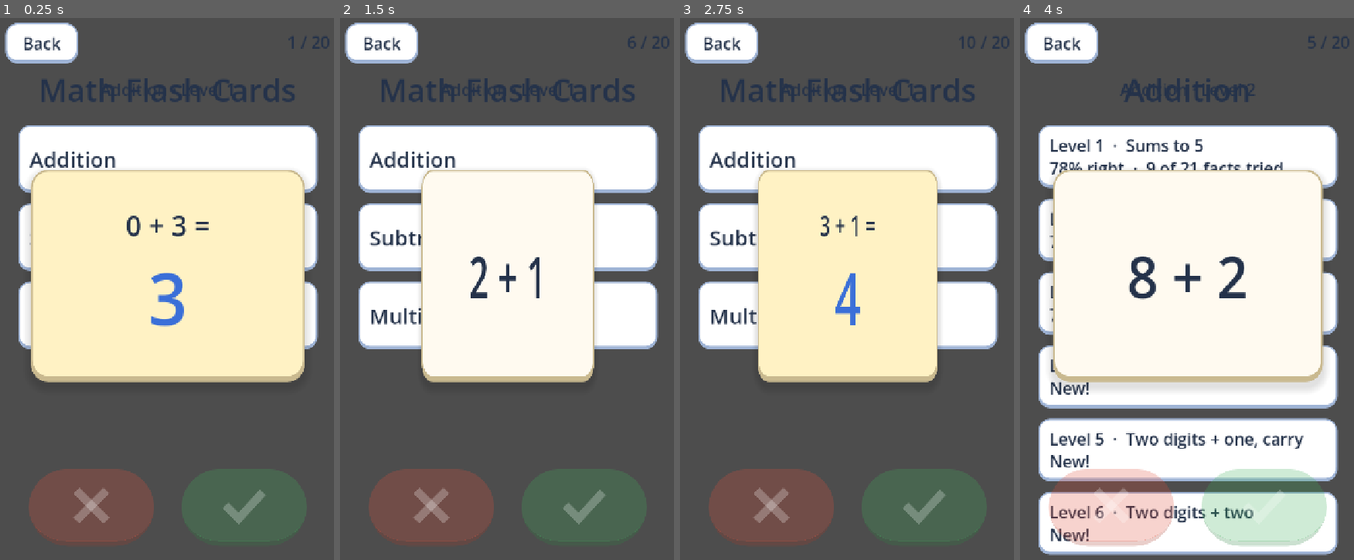
Above: before the commit, frames 1-4 (left to right).
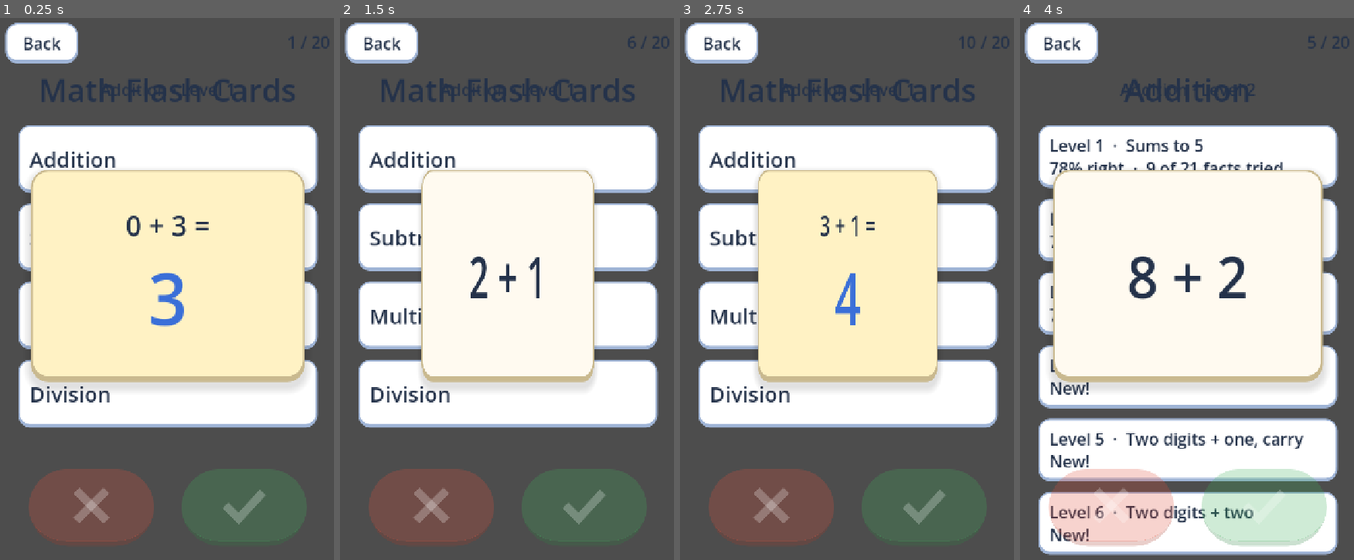
Above: after the commit, the same moments.

Repository: rotarydialer/math-flash
Game: Godot game, scene res://tests/Playtest.tscn
The game is run twice, just before and just after one commit, with the same random seed, the same clock (stepped at 60 frames per second) and the same inputs. This scene is started directly instead of the project's main scene.
Inputs:
- Up to frame 1 (0.25 s): no input
- Up to frame 2 (1.5 s): click "Addition" at 0.5 s; click "Subtraction" at 1.25 s
- Up to frame 3 (2.75 s): click "Multiplication" at 2 s
- Up to frame 4 (4 s): click "Back" at 2.75 s; click "Level 1 · Sums to 5 78% right…" at 3.5 s

The runs differ from the first frame. In frame 1, 8.0% of the frame differs, in the area x 5-96%, y 63-76%; in frame 2, 9.2%; in frame 3, 9.1%; in frame 4, nothing differs.

Commit message:
feat: division

Diff:
--- a/data/categories.gd
+++ b/data/categories.gd
@@ -10,9 +10,10 @@
 ##   no_regroup    drop facts that need carrying or borrowing in any column
 ##   regroup_only  keep only facts that need carrying or borrowing
 ##   both_orders   also deal each fact the other way round (b op a), for times tables
-##   skip_operands drop facts where either number is in this list (e.g. [1] for no × 1)
+##   skip_numbers  drop facts where either number or the answer is in this list ([1]: no × 1)
 ##   hint          short range description shown under the level name
-## Facts with a negative answer are always dropped, so subtraction ranges can be written loosely.
+## Facts with a negative answer, division by zero or a remainder are always dropped, so ranges
+## can be written loosely (division levels give a dividend range and let the filter do the rest).
 ## Adding a category: a new entry here plus its operator in `Problems.answer` / `Problems.SYMBOLS`.
 
 static var DATA := [
@@ -48,7 +49,18 @@
 			{"hint": "Times 0, 1, 2", "a": [0, 10], "b": [0, 2], "both_orders": true},
 			{"hint": "Times 3, 4, 5", "a": [0, 10], "b": [3, 5], "both_orders": true},
 			{"hint": "Times 6 to 9", "a": [0, 10], "b": [6, 9], "both_orders": true},
-			{"hint": "Up to 12 × 12", "a": [0, 12], "b": [0, 12], "skip_operands": [1]},
+			{"hint": "Up to 12 × 12", "a": [0, 12], "b": [0, 12], "skip_numbers": [1]},
+		],
+	},
+	{
+		"id": &"division",
+		"name": "Division",
+		"op": "/",
+		"levels": [
+			{"hint": "Divide by 1, 2", "a": [0, 20], "b": [1, 2], "max_result": 10},
+			{"hint": "Divide by 3, 4, 5", "a": [0, 50], "b": [3, 5], "max_result": 10},
+			{"hint": "Divide by 6 to 9", "a": [0, 90], "b": [6, 9], "max_result": 10},
+			{"hint": "Up to 144 ÷ 12", "a": [0, 144], "b": [0, 12], "max_result": 12, "skip_numbers": [1]},
 		],
 	},
 ]
--- a/scripts/problems.gd
+++ b/scripts/problems.gd
@@ -5,7 +5,7 @@
 ## `{a, b, op, answer, key}`; `key` (e.g. "3+4", "7-2") is how Stats files answers for that fact.
 
 ## How each operator is shown on a card (a true minus sign reads better than a hyphen).
-const SYMBOLS := {"+": "+", "-": "−", "*": "×"}
+const SYMBOLS := {"+": "+", "-": "−", "*": "×", "/": "÷"}
 
 static func answer(a: int, op: String, b: int) -> int:
 	match op:
@@ -15,6 +15,8 @@
 			return a - b
 		"*":
 			return a * b
+		"/":
+			return a / b if b != 0 else 0
 	push_error("Problems: unknown operator '%s'" % op)
 	return 0
 
@@ -25,7 +27,8 @@
 static func text(p: Dictionary) -> String:
 	return "%d %s %d" % [p["a"], SYMBOLS.get(p["op"], p["op"]), p["b"]]
 
-## Every fact a level allows, in a stable order. Negative answers are never dealt. With
+## Every fact a level allows, in a stable order. Negative answers, division by zero and
+## division with a remainder are never dealt. With
 ## `both_orders`, each fact also comes the other way round (7 × 2 as well as 2 × 7).
 static func all_facts(level_cfg: Dictionary) -> Array:
 	var op: String = level_cfg["op"]
@@ -43,13 +46,16 @@
 	for pair in pairs:
 		var a := pair.x
 		var b := pair.y
+		if op == "/" and (b == 0 or a % b != 0):
+			continue
 		var p := make(a, op, b)
 		if seen.has(p["key"]):
 			continue
 		seen[p["key"]] = true
 		if p["answer"] < 0:
 			continue
-		if level_cfg.get("skip_operands", []).has(a) or level_cfg.get("skip_operands", []).has(b):
+		var skip: Array = level_cfg.get("skip_numbers", [])
+		if skip.has(a) or skip.has(b) or skip.has(p["answer"]):
 			continue
 		if level_cfg.has("max_result") and p["answer"] > level_cfg["max_result"]:
 			continue
--- a/tests/test_problems.gd
+++ b/tests/test_problems.gd
@@ -44,6 +44,9 @@
 	var m := Problems.make(6, "*", 7)
 	_check(m["answer"] == 42 and m["key"] == "6*7", "6 × 7 = 42, filed as 6*7")
 	_check(Problems.text(m) == "6 × 7", "a card shows a times sign")
+	var d := Problems.make(42, "/", 7)
+	_check(d["answer"] == 6 and d["key"] == "42/7", "42 ÷ 7 = 6, filed as 42/7")
+	_check(Problems.text(d) == "42 ÷ 7", "a card shows a division sign")
 
 func _test_level_lookup() -> void:
 	var cfg := Categories.level(&"addition", 2)
@@ -73,8 +76,10 @@
 					ok = ok and p["answer"] <= cfg["max_result"]
 				if cfg.get("no_regroup", false):
 					ok = ok and not Problems._regroups(p["a"], cfg["op"], p["b"])
-				for skip in cfg.get("skip_operands", []):
-					ok = ok and p["a"] != skip and p["b"] != skip
+				for skip in cfg.get("skip_numbers", []):
+					ok = ok and p["a"] != skip and p["b"] != skip and p["answer"] != skip
+				if cfg["op"] == "/":
+					ok = ok and p["b"] != 0 and p["answer"] * p["b"] == p["a"]
 				if cfg.get("regroup_only", false):
 					ok = ok and Problems._regroups(p["a"], cfg["op"], p["b"])
 				keys[p["key"]] = true
@@ -93,6 +98,12 @@
 	_check(Problems.all_facts(Categories.level(&"subtraction", 3)).size() == 121, "up to 20 − 10 is 121 facts")
 	# 13 × 13 = 169, less the 25 facts with a 1 in them
 	_check(Problems.all_facts(Categories.level(&"multiplication", 4)).size() == 144, "up to 12 × 12 without × 1 is 144 facts")
+	# division mirrors multiplication: one fact per divisor × quotient
+	_check(Problems.all_facts(Categories.level(&"division", 1)).size() == 22, "÷ 1, 2 is 22 facts")
+	_check(Problems.all_facts(Categories.level(&"division", 3)).size() == 44, "÷ 6 to 9 is 44 facts")
+	# divisors 2..12 × quotients 0 and 2..12
+	_check(Problems.all_facts(Categories.level(&"division", 4)).size() == 132, "up to 144 ÷ 12 without 1s is 132 facts")
+	_check(Problems.all_facts({"op": "/", "a": [0, 5], "b": [0, 0]}).is_empty(), "nothing is ever divided by zero")
 
 ## A times-table level deals both orders once each, and nothing outside its tables.
 func _test_both_orders() -> void:
Not shown, changed: README.md
